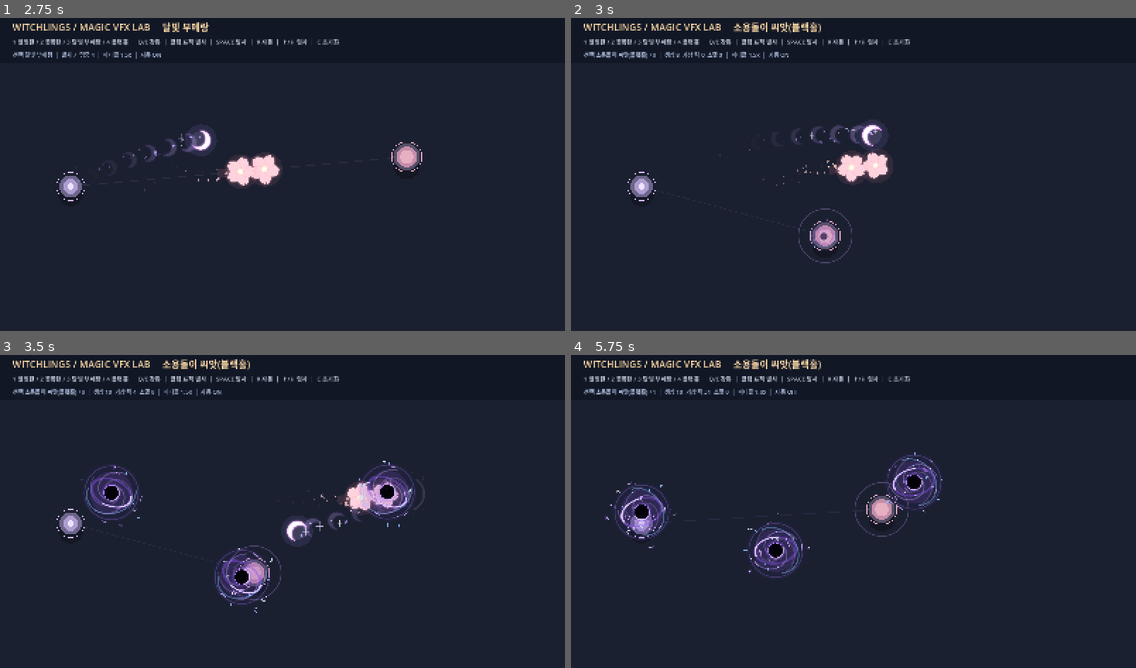
Above: before the commit, frames 1-4 (two rows, left to right).
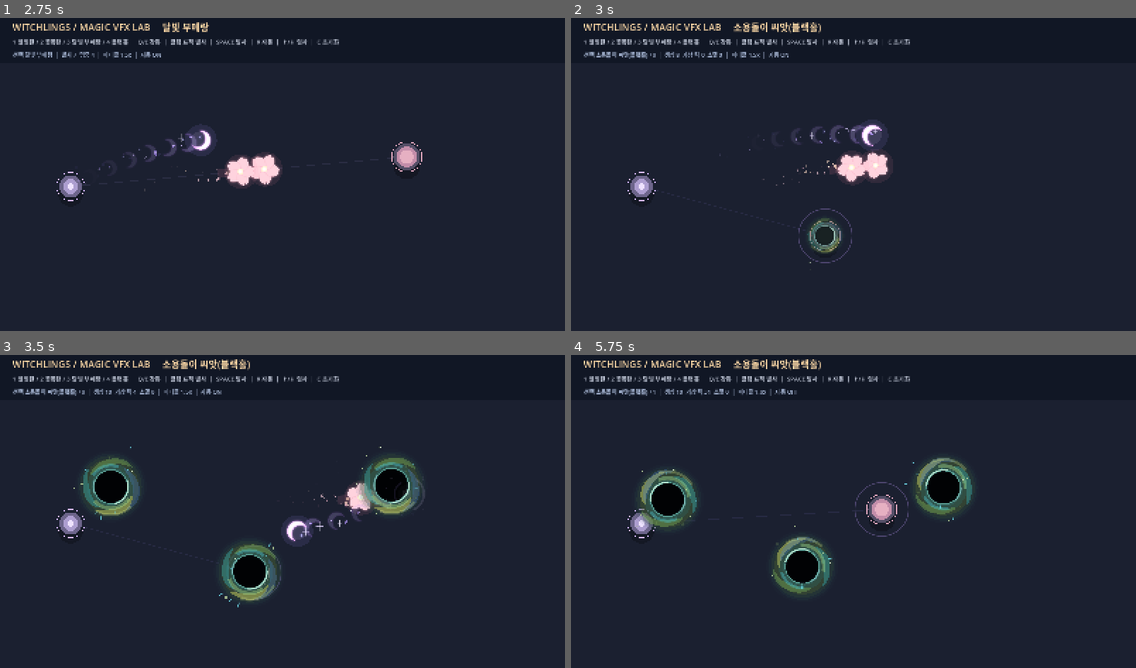
Above: after the commit, the same moments.

Repository: LittleEvasn/Test-Room
Game: Godot game, scene res://scenes/main.tscn
The game is run twice, just before and just after one commit, with the same random seed, the same clock (stepped at 60 frames per second) and the same inputs.
Inputs (mouse positions are in pixels of both pictures, inside the frame that each line leads up to):
- Up to frame 1 (2.75 s): tap Enter at 0.5 s; move the mouse to (406, 155) at 0.52 s; hold Up 0.53-1.28 s; tap 1 at 0.6 s; click (406, 155) at 0.67 s; tap Space at 0.77, 1.52 s; move the mouse to (169, 187) at 1.27 s; hold Down 1.28-2.03 s; tap 2 at 1.35 s; move the mouse to (339, 102) at 2.02 s; hold Up from 2.03 s (still down); tap 3 at 2.1 s
- Up to frame 2 (3 s): keep holding Up; move the mouse to (825, 237) at 2.77 s; tap 4 at 2.85 s; click (825, 237) at 2.92 s
- Up to frame 3 (3.5 s): keep holding Up; tap Space at 3.02 s
- Up to frame 4 (5.75 s): move the mouse to (1023, 558) at 3.52 s; release Up at 3.53 s; hold Down from 3.53 s (still down); tap Q at 3.6 s; tap Space at 3.77, 4.52 s; move the mouse to (684, 461) at 4.27 s; tap E at 4.35 s; move the mouse to (881, 508) at 5.02 s; tap R at 5.1 s; click (881, 508) at 5.17 s

Frame 1 is identical in both runs. In frame 2, 0.5% of the frame differs, in the area x 41-48%, y 63-79%; in frame 3, 4.6%; in frame 4, 6.2%, in the area x 6-71%, y 31-77%.

Commit message:
Redesign black hole as dark void with broad teal-gold accretion disk instead of purple pinwheel

Diff:
--- a/scripts/vortex_black_hole.gd
+++ b/scripts/vortex_black_hole.gd
@@ -1,18 +1,19 @@
 extends Node2D
-## 블랙홀(소용돌이 씨앗) VFX 실험실 전용.
-## 본게임의 흡입/피해 판정은 건드리지 않는다. 시각 반경과 0.25초 펄스만 모의한다.
+## 소용돌이 씨앗 / 블랙홀 VFX v2: 거대한 암흑 중심 + 넓은 강착 원반.
+## 구 버전의 보라색 다중 타원·나선 팔·수정 장식은 폐기.
+## 시각 효과만 구현하며 실제 적 흡입/피해는 본게임에서 별도 연결한다.
 
 signal pulsed(at: Vector2, radius: float)
 signal vanished(at: Vector2)
 
 const LIFETIME := 5.0
 const TICK_INTERVAL := 0.25
-const BIRTH_TIME := 0.30
-const COLLAPSE_TIME := 0.48
-const BASE_RADIUS := 76.0
-# 4단계로 비교하기 위한 임시 시각 성장 계수: 원작 3단계와의 대응은 아직 미확정.
+const BIRTH_TIME := 0.26
+const COLLAPSE_TIME := 0.42
+const BASE_RADIUS := 94.0
+# 본게임 +0~+3 성장 계수는 아직 미확정. 이 값은 비교용 모의 계수이다.
 const PREVIEW_GROWTH := [0.0, 0.07, 0.14, 0.21]
-const MAX_MOTES := 115
+const MAX_MOTES := 72
 
 var elapsed := 0.0
 var tick_clock := 0.0
@@ -25,7 +26,7 @@
 
 func configure(at: Vector2, toward: Vector2, particle_density: float, upgrade_rank: int) -> void:
     spawn_pos = at
-    position = at
+    global_position = at
     rank = clampi(upgrade_rank, 0, 3)
     density = clampf(particle_density, 0.0, 3.0)
     drift = (toward - at).normalized()
@@ -35,11 +36,11 @@
 func _radius() -> float:
     return BASE_RADIUS * (1.0 + float(PREVIEW_GROWTH[rank]) * minf(elapsed, LIFETIME - COLLAPSE_TIME))
 
-func _visual_radius() -> float:
+func _appearance() -> float:
     var birth := 1.0 - pow(1.0 - clampf(elapsed / BIRTH_TIME, 0.0, 1.0), 3.0)
-    var collapse := clampf((LIFETIME - elapsed) / COLLAPSE_TIME, 0.0, 1.0)
-    collapse = collapse * collapse * (3.0 - 2.0 * collapse)
-    return _radius() * birth * (0.08 + collapse * 0.92)
+    var end := clampf((LIFETIME - elapsed) / COLLAPSE_TIME, 0.0, 1.0)
+    end = end * end * (3.0 - 2.0 * end)
+    return maxf(0.0, birth * end)
 
 func _process(delta: float) -> void:
     elapsed += delta
@@ -48,8 +49,8 @@
         queue_free()
         return
 
-    # 표적에서 형성된 뒤 천천히 이동하며, 미세하게 휘어지는 궤적을 따른다.
-    global_position = spawn_pos + drift * (elapsed * 54.0) + drift.orthogonal() * (sin(elapsed * 1.7) * 25.0)
+    # 완전히 정지된 장판이 아니라 천천히 전진하는 개체. 이동 폭은 과장하지 않는다.
+    global_position = spawn_pos + drift * (elapsed * 24.0)
 
     tick_clock += delta
     while tick_clock >= TICK_INTERVAL:
@@ -62,99 +63,111 @@
         _emit_motes(delta)
     queue_redraw()
 
+func _emit_motes(delta: float) -> void:
+    emit_carry = minf(4.0, emit_carry + delta * 22.0 * density)
+    while emit_carry >= 1.0 and motes.size() < MAX_MOTES:
+        emit_carry -= 1.0
+        var theta := randf_range(0.0, TAU)
+        var distance := _radius() * randf_range(0.98, 1.30)
+        var lifetime := randf_range(0.78, 1.75)
+        motes.append({
+            "pos": global_position + Vector2.RIGHT.rotated(theta) * distance,
+            "life": lifetime,
+            "total": lifetime,
+            "size": randf_range(1.8, 4.8),
+            "kind": randi_range(0, 2),
+            "spin": randf_range(0.65, 1.15),
+            "speed": randf_range(90.0, 137.0)
+        })
+
 func _advance_motes(delta: float) -> void:
     for i in range(motes.size() - 1, -1, -1):
         var mote: Dictionary = motes[i]
+        var world_pos: Vector2 = mote["pos"]
+        var to_center := global_position - world_pos
+        var distance := to_center.length()
         mote["life"] = float(mote["life"]) - delta
-        mote["distance"] = float(mote["distance"]) - float(mote["speed"]) * delta
-        mote["angle"] = float(mote["angle"]) + float(mote["spin"]) * delta
-        if float(mote["life"]) <= 0.0 or float(mote["distance"]) <= _visual_radius() * 0.24:
+        if float(mote["life"]) <= 0.0 or distance <= _radius() * 0.42:
             motes.remove_at(i)
-
-func _emit_motes(delta: float) -> void:
-    emit_carry = minf(5.0, emit_carry + delta * (38.0 * density))
-    while emit_carry >= 1.0 and motes.size() < MAX_MOTES:
-        emit_carry -= 1.0
-        var radius := maxf(16.0, _visual_radius())
-        var start_distance := radius * randf_range(1.12, 1.49)
-        var speed := randf_range(155.0, 235.0) * (0.8 + rank * 0.1)
-        var life := clampf((start_distance - radius * 0.23) / speed + 0.17, 0.42, 2.5)
-        motes.append({
-            "angle": randf_range(0.0, TAU),
-            "distance": start_distance,
-            "speed": speed,
-            "spin": randf_range(-4.0, -1.9),
-            "life": life,
-            "total": life,
-            "size": randf_range(2.7, 7.8),
-            "kind": randi_range(0, 3)
-        })
+            continue
+        var inward := to_center / maxf(distance, 0.01)
+        var inward_speed := float(mote["speed"]) * (1.0 + clampf(1.0 - distance / (_radius() * 1.4), 0.0, 0.65))
+        var tangent := inward.orthogonal()
+        mote["pos"] = world_pos + (inward * inward_speed + tangent * inward_speed * float(mote["spin"]) * 0.66) * delta
 
 func _draw() -> void:
-    var radius := _visual_radius()
+    var amount := _appearance()
+    var radius := _radius() * amount
     if radius < 1.0:
         return
-    var appear := clampf(elapsed / 0.18, 0.0, 1.0)
-    var fade := clampf((LIFETIME - elapsed) / 0.26, 0.0, 1.0)
-    var opacity := appear * fade
-    var rotation_phase := elapsed * 2.4
-    var tick_glow := pow(1.0 - tick_clock / TICK_INTERVAL, 3.0)
 
-    # 보라색 중력권과 청백색 먼지 원반. 공격 판정 반경의 크기 변화를 그대로 따른다.
-    draw_circle(Vector2.ZERO, radius * 1.09, Color(0.28, 0.16, 0.64, 0.095 * opacity))
-    draw_circle(Vector2.ZERO, radius * 0.80, Color(0.53, 0.36, 0.85, 0.15 * opacity))
-    draw_arc(Vector2.ZERO, radius, 0.0, TAU, 76, Color(0.70, 0.51, 1.0, 0.24 * opacity), 1.7, true)
+    var phase := elapsed * 1.65
+    var core := radius * 0.48
+    var tick_flash := pow(1.0 - clampf(tick_clock / TICK_INTERVAL, 0.0, 1.0), 4.0)
 
-    draw_set_transform(Vector2.ZERO, rotation_phase * 0.45, Vector2(1.0, 0.64))
-    draw_arc(Vector2.ZERO, radius * 0.77, 0.0, TAU, 76, Color(0.55, 0.33, 0.94, 0.40 * opacity), 7.5, true)
-    draw_arc(Vector2.ZERO, radius * 0.77, -0.30, 1.8, 32, Color(0.92, 0.85, 1.0, 0.88 * opacity), 4.0, true)
-    draw_set_transform(Vector2.ZERO, rotation_phase * -0.35, Vector2(1.0, 0.82))
-    draw_arc(Vector2.ZERO, radius * 0.93, 0.25, 3.75, 52, Color(0.50, 0.73, 1.0, 0.42 * opacity), 3.0, true)
-    draw_set_transform(Vector2.ZERO, 0.0, Vector2.ONE)
+    # 강한 암흑 중심을 먼저 위한, 넓고 탁한 청록·황록색 강착 원반.
+    # 얇은 타원선을 겹치는 대신 두껍고 부드러운 띠를 원형으로 배치한다.
+    draw_circle(Vector2.ZERO, radius * 1.08, Color(0.15, 0.27, 0.29, 0.075 * amount))
+    draw_circle(Vector2.ZERO, radius * 1.01, Color(0.18, 0.32, 0.30, 0.15 * amount))
+    draw_circle(Vector2.ZERO, radius * 0.94, Color(0.20, 0.32, 0.21, 0.27 * amount))
+    draw_circle(Vector2.ZERO, radius * 0.84, Color(0.34, 0.40, 0.18, 0.28 * amount))
+    draw_circle(Vector2.ZERO, radius * 0.71, Color(0.18, 0.37, 0.34, 0.43 * amount))
 
-    # 네 개의 나선 팔이 검은 중심핵 쪽으로 말려 들어간다.
-    for arm in 4:
-        var points := PackedVector2Array()
-        for j in 18:
-            var t := float(j) / 17.0
-            var spiral_radius := radius * (0.29 + 0.60 * t)
-            var angle := float(arm) * TAU / 4.0 - rotation_phase + t * 3.15
-            points.append(Vector2.RIGHT.rotated(angle) * spiral_radius)
-        draw_polyline(points, Color(0.80, 0.66, 1.0, (0.32 if arm % 2 == 0 else 0.21) * opacity), 2.4, true)
+    # 둥근 가스 띠 4개: 서로 다른 폭/명도로 회전하는 강착 원반.
+    # 나선 팔 모양을 명확히 그리지 않아 바람개비처럼 보이지 않게 한다.
+    for band in 4:
+        var angle := phase * (0.67 + float(band) * 0.13) + float(band) * TAU / 4.0
+        var band_color := Color(0.34, 0.67, 0.56, 0.27 * amount)
+        match band:
+            0: band_color = Color(0.78, 0.81, 0.38, 0.48 * amount)
+            1: band_color = Color(0.21, 0.68, 0.70, 0.40 * amount)
+            2: band_color = Color(0.50, 0.72, 0.35, 0.38 * amount)
+            3: band_color = Color(0.30, 0.50, 0.81, 0.29 * amount)
+        _draw_gas_band(radius, angle, band_color, float(band))
 
-    # 궤도 밖에서 생성된 입자 네 종류가 실제로 중심으로 이동하면서 사라진다.
+    # 넓고 희미한 안쪽 회전 고리. 특정 지점만 강하게 빛나도록 불균일하게 처리.
+    draw_arc(Vector2.ZERO, radius * 0.65, phase, phase + 1.85, 42, Color(0.64, 0.83, 0.52, 0.42 * amount), radius * 0.095, true)
+    draw_arc(Vector2.ZERO, radius * 0.64, phase + PI, phase + PI + 1.35, 33, Color(0.30, 0.75, 0.80, 0.43 * amount), radius * 0.075, true)
+    draw_arc(Vector2.ZERO, radius * 0.85, -phase * 0.72 + 1.2, -phase * 0.72 + 2.55, 28, Color(0.78, 0.86, 0.49, 0.30 * amount), radius * 0.065, true)
+
+    # 실제로 바깥에서 안으로 끌려오는 입자. 금빛 반짝이나 수정 조각은 넣지 않는다.
     for mote in motes:
-        var life_fraction := clampf(float(mote["life"]) / float(mote["total"]), 0.0, 1.0)
-        var point := Vector2.RIGHT.rotated(float(mote["angle"])) * float(mote["distance"])
-        var size := float(mote["size"]) * (0.5 + 0.5 * life_fraction)
-        var alpha := opacity * minf(1.0, life_fraction * 2.2)
+        var f := clampf(float(mote["life"]) / float(mote["total"]), 0.0, 1.0)
+        var at := to_local(Vector2(mote["pos"]))
+        var size := float(mote["size"]) * (0.5 + 0.5 * f)
+        var alpha := amount * minf(1.0, f * 3.0)
+        var toward := -at.normalized()
         match int(mote["kind"]):
             0:
-                draw_circle(point, size * 0.8, Color(0.65, 0.40, 1.0, alpha * 0.24))
-                draw_circle(point, size * 0.31, Color(0.91, 0.79, 1.0, alpha * 0.95))
+                draw_circle(at, size * 0.7, Color(0.81, 0.91, 0.66, alpha * 0.72))
             1:
-                _draw_shard(point, size, float(mote["angle"]) + PI * 0.5, Color(0.56, 0.76, 1.0, alpha * 0.82))
+                draw_line(at - toward * size * 1.9, at + toward * size * 0.65, Color(0.43, 0.85, 0.91, alpha * 0.82), maxf(1.0, size * 0.46), true)
             2:
-                var tangent := Vector2.RIGHT.rotated(float(mote["angle"]) + PI * 0.5)
-                draw_line(point - tangent * size * 1.8, point + tangent * size * 0.7, Color(0.82, 0.65, 1.0, alpha * 0.84), maxf(1.0, size * 0.29), true)
-            3:
-                draw_arc(point, size, float(mote["angle"]), float(mote["angle"]) + 1.85, 9, Color(0.86, 0.93, 1.0, alpha * 0.9), maxf(1.0, size * 0.3), true)
+                draw_circle(at, size * 0.85, Color(0.61, 0.75, 0.40, alpha * 0.19))
+                draw_circle(at, size * 0.34, Color(0.90, 0.96, 0.84, alpha * 0.80))
 
-    # 반짝이는 고리 속의 절대적인 검은 중심. 피해 틱마다 미세하게 테두리가 맥동한다.
-    var core := radius * 0.27
-    draw_circle(Vector2.ZERO, core * 1.38, Color(0.58, 0.32, 0.96, (0.20 + tick_glow * 0.08) * opacity))
-    draw_circle(Vector2.ZERO, core * 1.08, Color(0.71, 0.54, 1.0, 0.87 * opacity))
-    draw_circle(Vector2.ZERO, core, Color(0.055, 0.035, 0.12, opacity))
-    draw_circle(Vector2.ZERO, core * 0.85, Color(0.012, 0.009, 0.035, opacity))
-    draw_arc(Vector2.ZERO, core * 1.08, -rotation_phase, -rotation_phase + PI * 0.83, 26, Color(0.95, 0.89, 1.0, (0.52 + 0.16 * tick_glow) * opacity), 2.5, true)
+    # 이벤트 호라이즌: 중심부를 크게 확보해야 '블랙홀'로 인지된다.
+    draw_circle(Vector2.ZERO, core * 1.20, Color(0.19, 0.48, 0.50, 0.28 * amount))
+    draw_circle(Vector2.ZERO, core * 1.10, Color(0.45, 0.78, 0.73, (0.55 + tick_flash * 0.06) * amount))
+    draw_circle(Vector2.ZERO, core * 1.025, Color(0.066, 0.11, 0.13, amount))
+    draw_circle(Vector2.ZERO, core, Color(0.006, 0.009, 0.018, amount))
 
-func _draw_shard(at: Vector2, size: float, angle: float, tint: Color) -> void:
-    var polygon := PackedVector2Array([
-        Vector2(-size * 0.4, -size),
-        Vector2(size * 0.5, -size * 0.3),
-        Vector2(size * 0.25, size),
-        Vector2(-size * 0.5, size * 0.2)
-    ])
-    for i in polygon.size():
-        polygon[i] = at + polygon[i].rotated(angle)
+    # 광량이 일정한 흰 링 대신 '굴절된 밝은 가장자리' 일부만 남긴다.
+    draw_arc(Vector2.ZERO, core * 1.10, phase * 0.92 - 0.9, phase * 0.92 + 0.82, 32, Color(0.81, 0.99, 0.90, 0.79 * amount), 2.8, true)
+    draw_arc(Vector2.ZERO, core * 1.10, phase * 0.92 + 2.2, phase * 0.92 + 3.0, 22, Color(0.66, 0.91, 0.93, 0.44 * amount), 2.3, true)
+
+func _draw_gas_band(radius: float, start_angle: float, tint: Color, band_index: float) -> void:
+    var polygon := PackedVector2Array()
+    var inner_points := PackedVector2Array()
+    var steps := 24
+    for i in steps + 1:
+        var t := float(i) / float(steps)
+        var angle := start_angle + t * (1.72 + band_index * 0.07)
+        var radial := radius * (0.68 + 0.16 * t + 0.028 * sin(t * PI * 2.0 + band_index))
+        var taper := pow(sin(t * PI), 0.7)
+        var width := radius * (0.008 + 0.091 * taper)
+        polygon.append(Vector2.RIGHT.rotated(angle) * (radial + width))
+        inner_points.append(Vector2.RIGHT.rotated(angle) * (radial - width))
+    for i in range(inner_points.size() - 1, -1, -1):
+        polygon.append(inner_points[i])
     draw_colored_polygon(polygon, tint)
